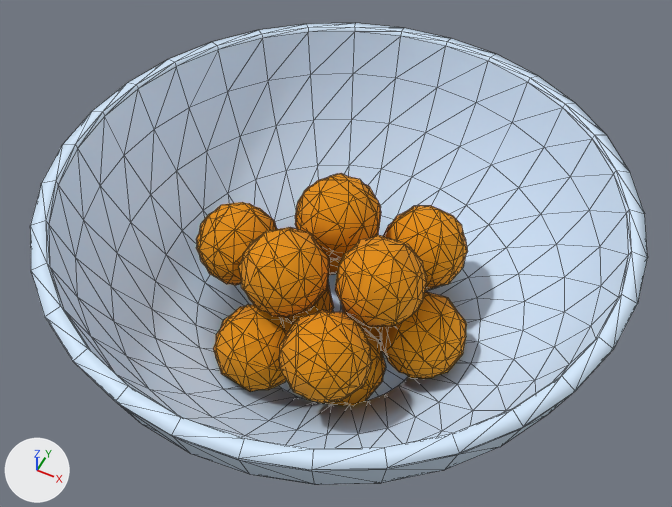
One commit to the FBX model UnityProject/Assets/Assets/Models/uncooked_bitterballen_model.fbx: the scene before it, then after it.
Rendered twice from a camera (50 mm lens) standing at (0.238, -0.48, 0.734) and looking at (-0.009, 0.014, 0.118). The lights are fixed; the arrows at lower left show +X, +Y and +Z. Mesh edges are drawn as thin lines. Where no turn or scale is listed for an object, it has been applied to the vertices.

The first picture shows 'Mixing_Bowl_Bitterballen', 'Uncooked_Bitterbal'.
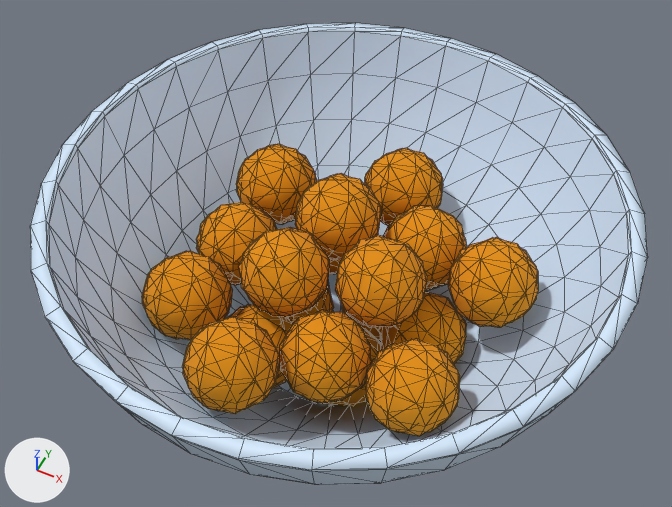
The edits, one by one:
me_bitterbal_01_mesh_003 has 984 vertices, 1836 faces and spans x -0.141..0.124, y -0.117..0.113, z 0.003..0.173.
me_bitterbal_01_mesh_003 is used by ob_uncooked_bitterbal; location (0.0, 0.0, 0.0).
me_bitterbal_01_mesh_003 part 1: the loose piece of 41 vertices spanning x -0.057..0.019, y -0.001..0.076, z 0.097..0.172 is copied, and the copy is moved by (0.027, 0.086, -0.028); it spans x -0.03..0.046, y 0.086..0.163, z 0.069..0.144.
me_bitterbal_01_mesh_003 part 2: the loose piece of 41 vertices spanning x -0.058..0.019, y 0.001..0.078, z 0.098..0.173 is copied, and the copy is moved by (0.027, 0.086, -0.028); it spans x -0.031..0.046, y 0.088..0.164, z 0.07..0.145.
me_bitterbal_01_mesh_003 part 3: the loose piece of 41 vertices spanning x -0.057..0.019, y -0.001..0.076, z 0.097..0.172 is copied, and the copy is moved by (-0.085, 0.037, -0.028); it spans x -0.142..-0.066, y 0.036..0.113, z 0.069..0.144.
me_bitterbal_01_mesh_003 part 4: the loose piece of 41 vertices spanning x -0.058..0.019, y 0.001..0.078, z 0.098..0.173 is copied, and the copy is moved by (-0.085, 0.037, -0.028); it spans x -0.143..-0.066, y 0.038..0.115, z 0.07..0.145.
me_bitterbal_01_mesh_003 part 5: the loose piece of 41 vertices spanning x -0.057..0.019, y -0.001..0.076, z 0.097..0.172 is copied, and the copy is moved by (-0.087, -0.118, -0.028); it spans x -0.143..-0.067, y -0.119..-0.042, z 0.069..0.144.
me_bitterbal_01_mesh_003 part 6: the loose piece of 41 vertices spanning x -0.058..0.019, y 0.001..0.078, z 0.098..0.173 is copied, and the copy is moved by (-0.087, -0.118, -0.028); it spans x -0.144..-0.068, y -0.117..-0.041, z 0.07..0.145.
me_bitterbal_01_mesh_003 part 7: the loose piece of 41 vertices spanning x -0.057..0.019, y -0.001..0.076, z 0.097..0.172 is copied, and the copy is moved by (-0.011, -0.169, -0.019); it spans x -0.068..0.008, y -0.17..-0.093, z 0.078..0.153.
me_bitterbal_01_mesh_003 part 8: the loose piece of 41 vertices spanning x -0.058..0.019, y 0.001..0.078, z 0.098..0.173 is copied, and the copy is moved by (-0.011, -0.169, -0.019); it spans x -0.069..0.008, y -0.168..-0.091, z 0.079..0.155.
me_bitterbal_01_mesh_003 part 9: the loose piece of 41 vertices spanning x -0.057..0.019, y -0.001..0.076, z 0.097..0.172 is copied, and the copy is moved by (0.148, 0.002, -0.014); it spans x 0.091..0.167, y 0.001..0.078, z 0.083..0.158.
me_bitterbal_01_mesh_003 part 10: the loose piece of 41 vertices spanning x -0.058..0.019, y 0.001..0.078, z 0.098..0.173 is copied, and the copy is moved by (0.148, 0.002, -0.014); it spans x 0.09..0.166, y 0.003..0.079, z 0.084..0.159.
me_bitterbal_01_mesh_003 part 11: the loose piece of 41 vertices spanning x 0.02..0.094, y 0.024..0.1, z 0.07..0.145 is copied, and the copy is turned 61.5 degrees about the z axis through its middle, then moved by (0.049, -0.138, -0.006); it spans x 0.067..0.143, y -0.115..-0.038, z 0.064..0.139.
me_bitterbal_01_mesh_003 part 12: the loose piece of 41 vertices spanning x 0.018..0.094, y 0.025..0.101, z 0.071..0.146 is copied, and the copy is turned 61.5 degrees about the z axis through its middle, then moved by (0.049, -0.139, -0.006); it spans x 0.066..0.143, y -0.113..-0.037, z 0.065..0.141.

Boxes [x1, y1, x2, y2] around the edits, measured in the pictures (672 x 507 px):
'Uncooked_Bitterbal', reshaped (45% wider, 25% taller): before [196, 173, 468, 406]; after [142, 144, 538, 436]
part 1 of me_bitterbal_01_mesh_003, added (orange): after [364, 148, 443, 225]
part 2 of me_bitterbal_01_mesh_003, added (orange): after [365, 148, 443, 226]
part 3 of me_bitterbal_01_mesh_003, added (orange): after [236, 144, 317, 225]
part 4 of me_bitterbal_01_mesh_003, added (orange): after [236, 144, 316, 222]
part 5 of me_bitterbal_01_mesh_003, added (orange): after [142, 251, 233, 340]
part 6 of me_bitterbal_01_mesh_003, added (orange): after [142, 251, 231, 339]
part 7 of me_bitterbal_01_mesh_003, added (orange): after [183, 316, 280, 414]
part 8 of me_bitterbal_01_mesh_003, added (orange): after [182, 316, 278, 411]
part 9 of me_bitterbal_01_mesh_003, added (orange): after [449, 237, 537, 327]
part 10 of me_bitterbal_01_mesh_003, added (orange): after [448, 237, 538, 327]
part 11 of me_bitterbal_01_mesh_003, added (orange): after [366, 339, 459, 436]
part 12 of me_bitterbal_01_mesh_003, added (orange): after [366, 339, 460, 433]
